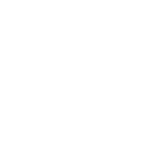
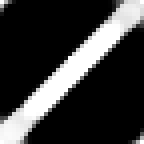
Revision of a layered 144 × 144 image; what changed, layer by layer:
added group "Group 1" with 1 layers in group "14 px" over [0, 0, 144, 144]
added layer "Background copy 8" in group "Group 1" over [0, 0, 144, 144]
